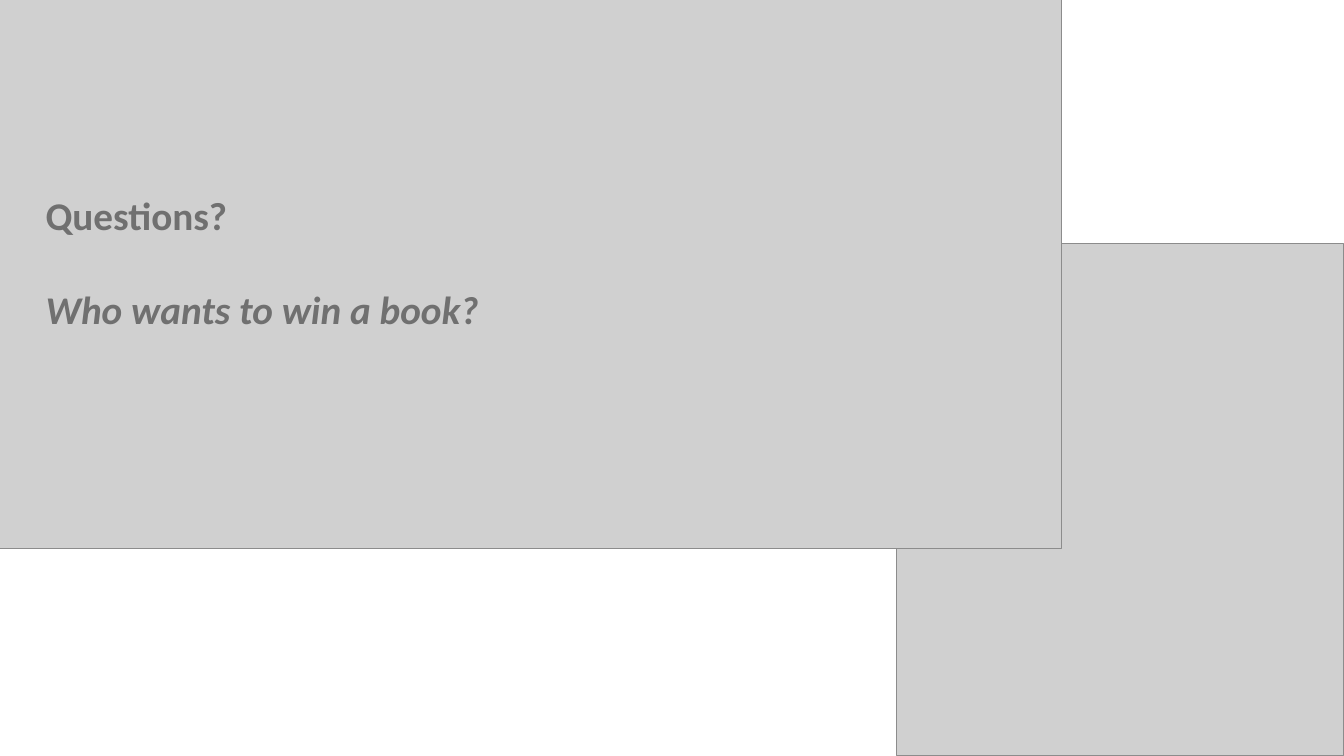
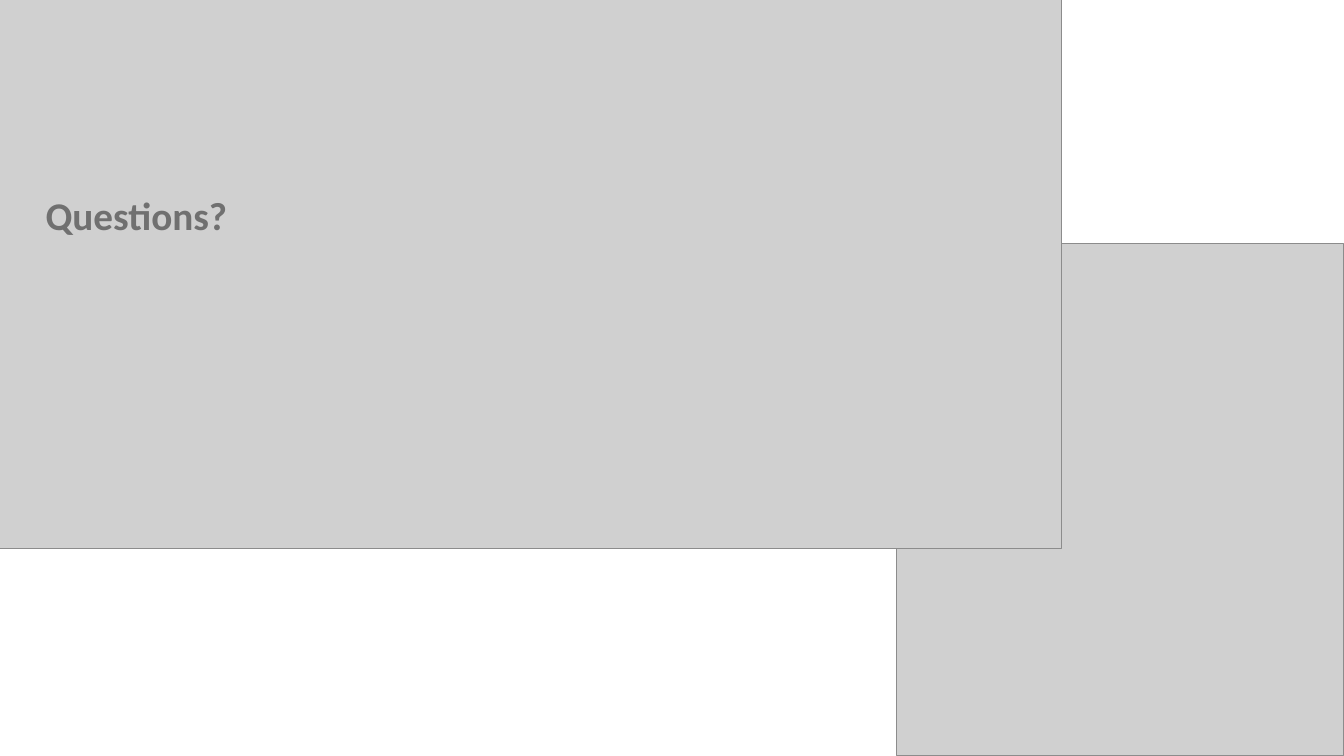
Before and after one commit to stringfestdata/edna-ess-nov-2021, a slide deck: slide 14 of python-for-excel-ess.pptx. Drawn at 1344x756 pixels with LibreOffice and Linux fonts; fonts in the diff are those of the drawing; grey boxes stand for pictures. Boxes give left, top, right and bottom in pixels: in the first picture for what was removed or moved away, otherwise in the second. Text is boxed around its words. In the diff, an @@ line names an element or a change of style, - is before the commit and + after.

```diff
--- a/python-for-excel-ess.pptx
+++ b/python-for-excel-ess.pptx
@@ text at (x1=46, y1=296, x2=479, y2=324): paragraph removed @@
-Who wants to win a book?
```
Also in this commit, not shown: 1 other slide changed, 1 other file.
